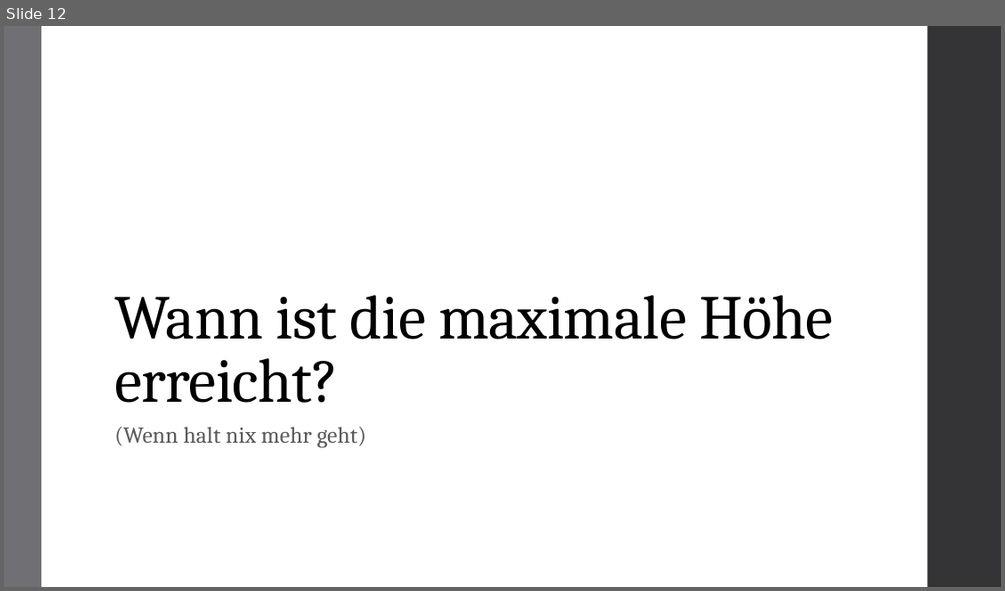
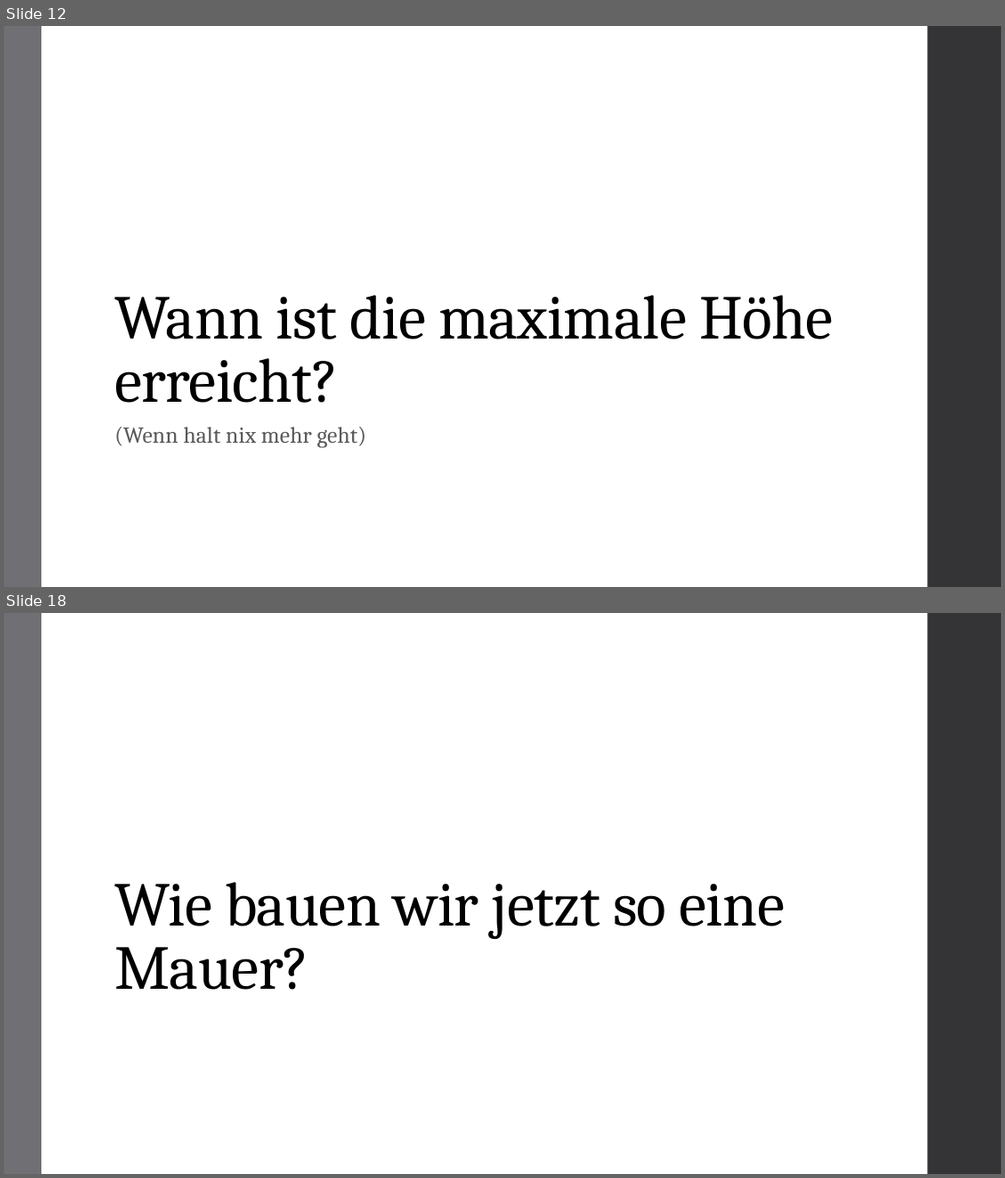
Before and after one commit to atalantus/BwInf36_Runde02, a slide deck: Aufgabe01_Praesentation.pptx. Shown one above the other, each under a label of ours: slide 12 before the commit, slides 12 and 18 after it; the slides between them are not shown. The pictures are 1005x591 and 1005x1178 pixels, drawn with LibreOffice and Linux fonts; fonts in the diff are those of the drawing. Boxes give left, top, right and bottom in pixels: in the first picture for what was removed or moved away, otherwise in the second. Text is boxed around its words. In the diff, an @@ line names an element or a change of style, - is before the commit and + after.

```diff
--- a/Aufgabe01_Praesentation.pptx
+++ b/Aufgabe01_Praesentation.pptx
@@ slide 18 added at <box>4,613,1001,1174</box>, background #FFFFFF; not listed: 2 template elements that a slide beside it also shows @@
@@ title added at <box>114,882,785,989</box>, 60 pt, text #000000 @@
+Wie bauen wir jetzt so eine Mauer?
```
Also in this commit, not shown: 9 slides changed, 6 other slides added.
